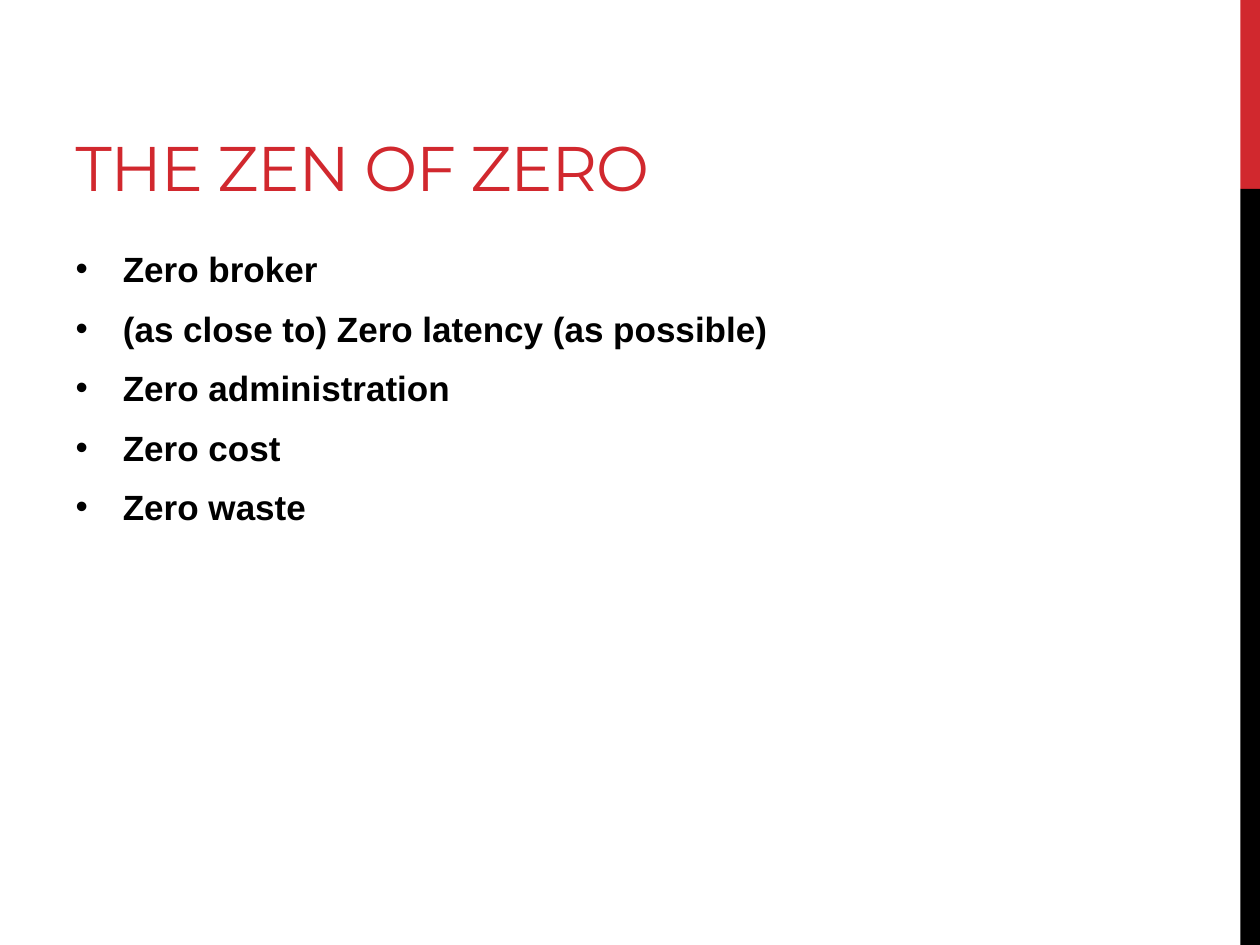
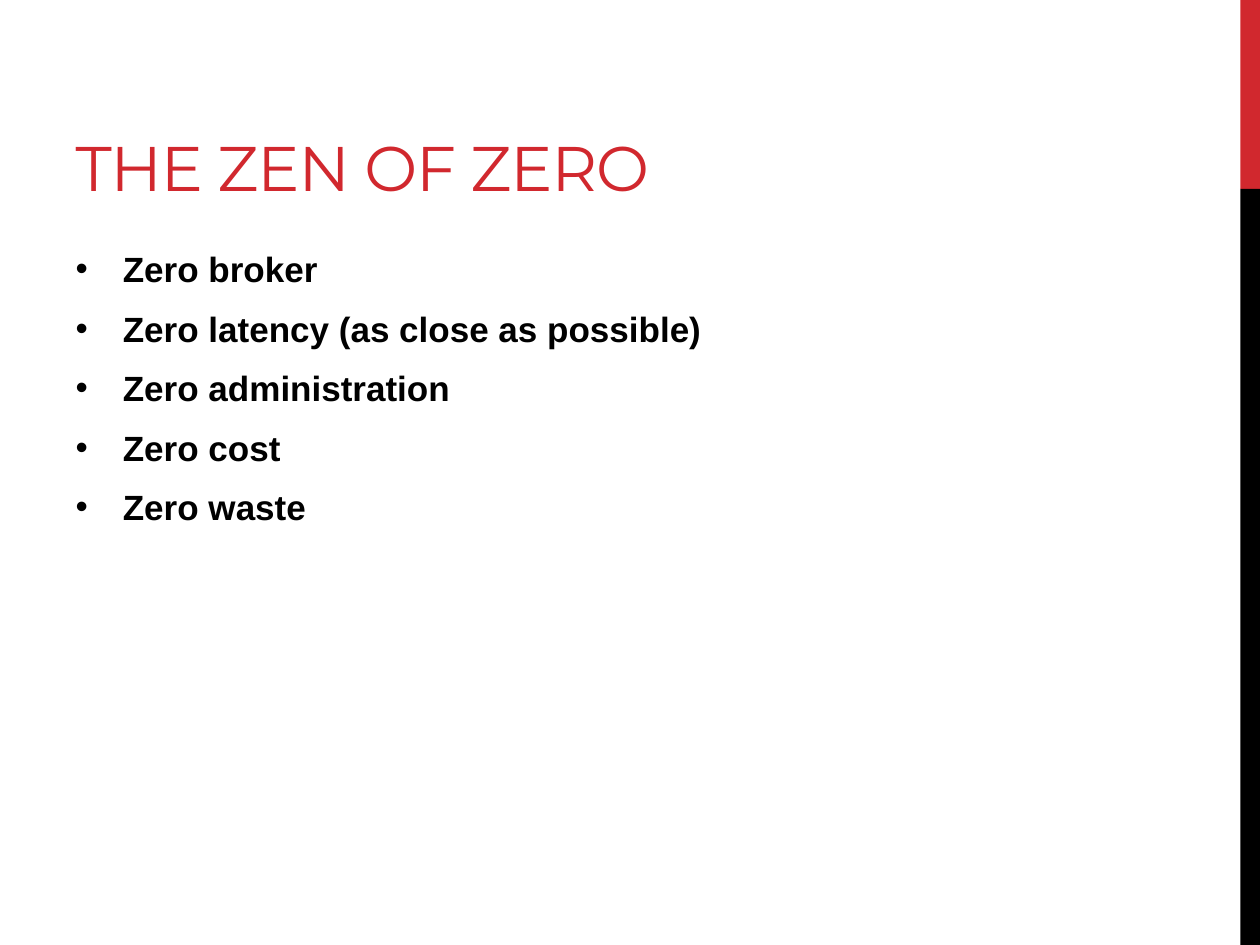
Before and after one commit to RyanHauert/presentations-zeromq, a slide deck: slide 3 of Presentation/ZeroMQ.pptx. Drawn at 1260x945 pixels with LibreOffice and Linux fonts; fonts in the diff are those of the drawing. Boxes give left, top, right and bottom in pixels: in the first picture for what was removed or moved away, otherwise in the second. Text is boxed around its words. In the diff, an @@ line names an element or a change of style, - is before the commit and + after.

```diff
--- a/Presentation/ZeroMQ.pptx
+++ b/Presentation/ZeroMQ.pptx
@@ text at [123,316,701,349]: text changed @@
-• (as close to) Zero latency (as possible)
+• Zero latency (as close as possible)
```
Also in this commit, not shown: 3 other slides changed, 1 slide added, 4 other files.
